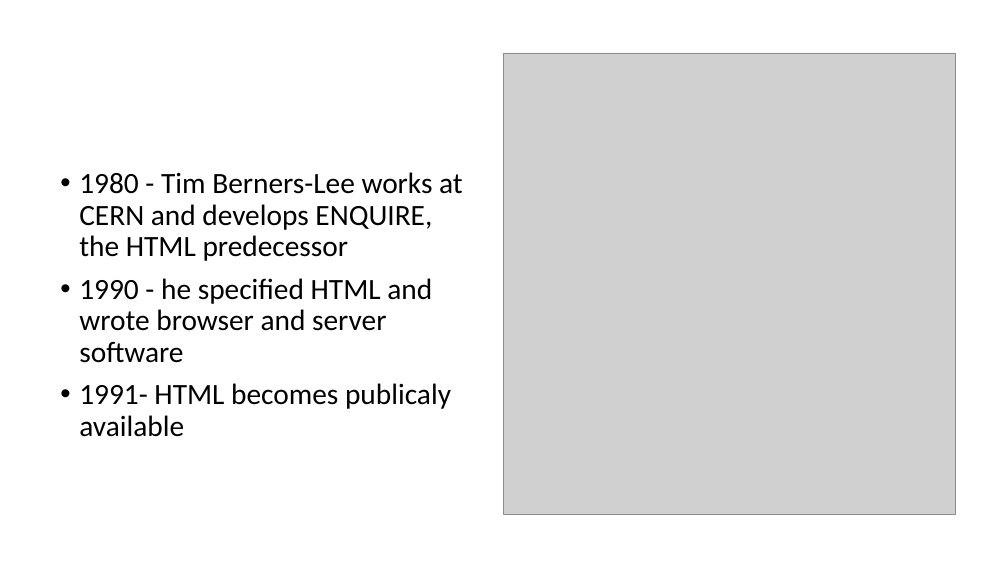
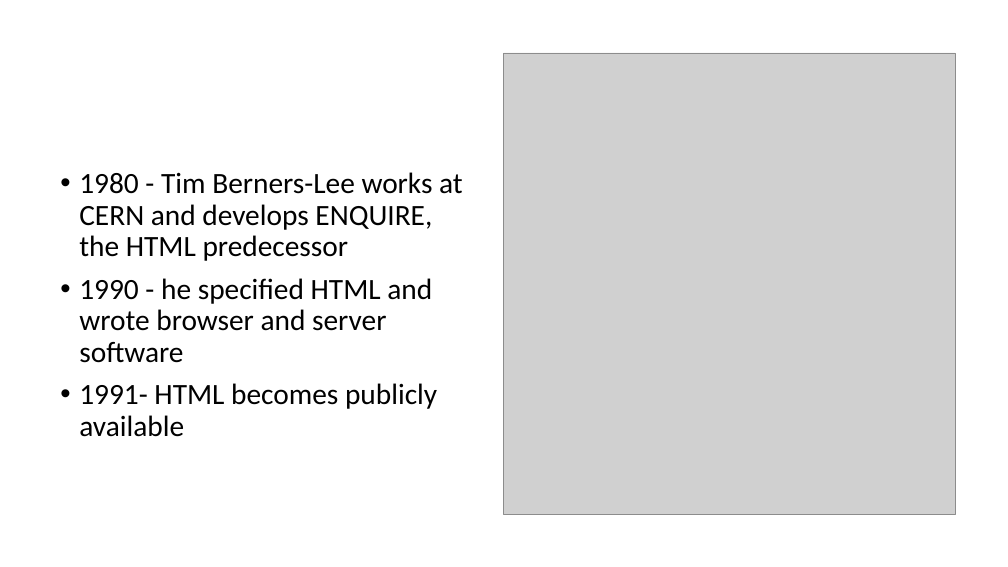
Before and after one commit to andrewsunglaekim/history-of-fefw, a slide deck: slide 7 of deck.pptx. Drawn at 1008x567 pixels with LibreOffice and Linux fonts; fonts in the diff are those of the drawing; grey boxes stand for pictures. Boxes give left, top, right and bottom in pixels: in the first picture for what was removed or moved away, otherwise in the second. Text is boxed around its words. In the diff, an @@ line names an element or a change of style, - is before the commit and + after.

```diff
--- a/deck.pptx
+++ b/deck.pptx
@@ text at box(79, 383, 437, 437): text changed @@
-• 1991- HTML becomes publicaly available
+• 1991- HTML becomes publicly available
```
Also in this commit, not shown: 1 other slide changed, 1 slide added, 1 slide removed, 11 other files.
